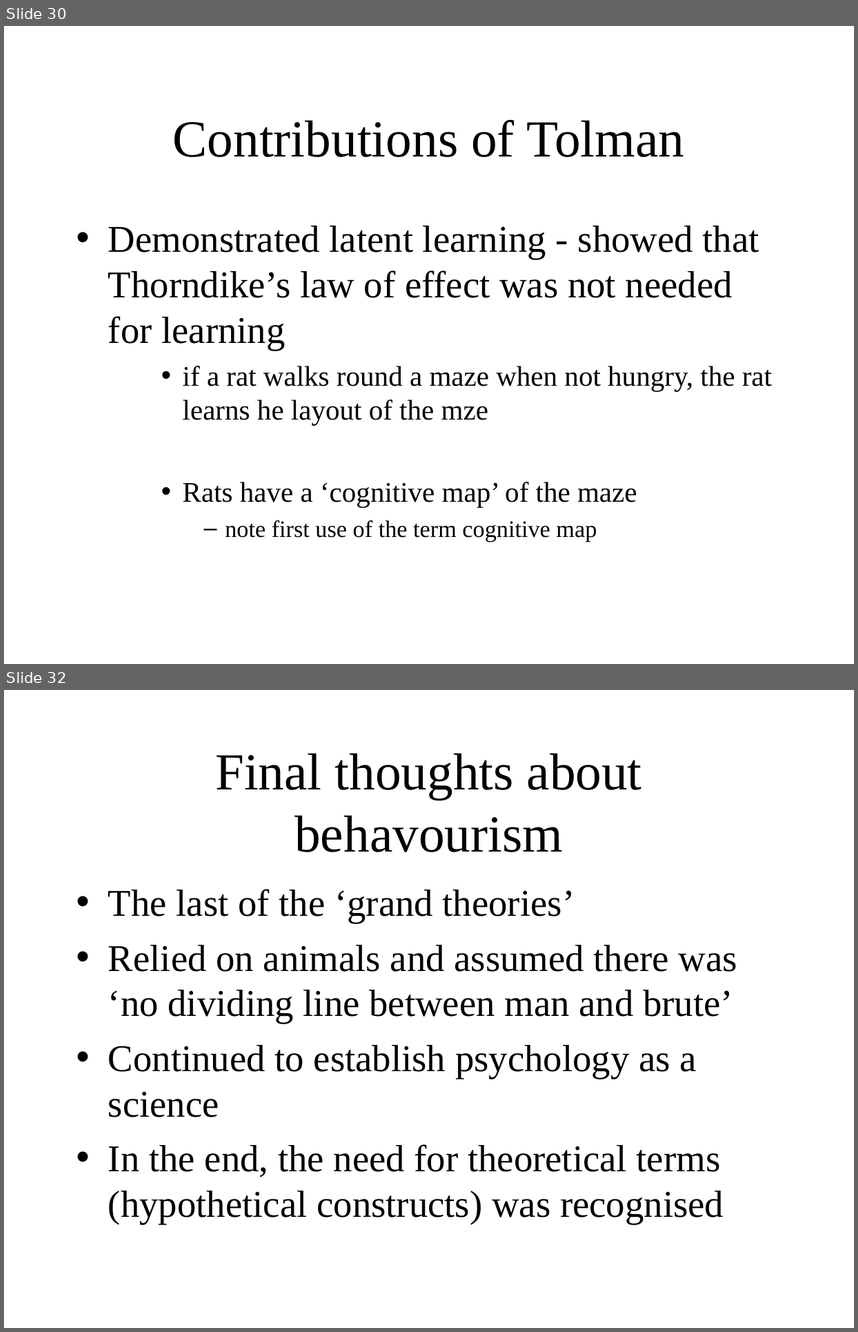
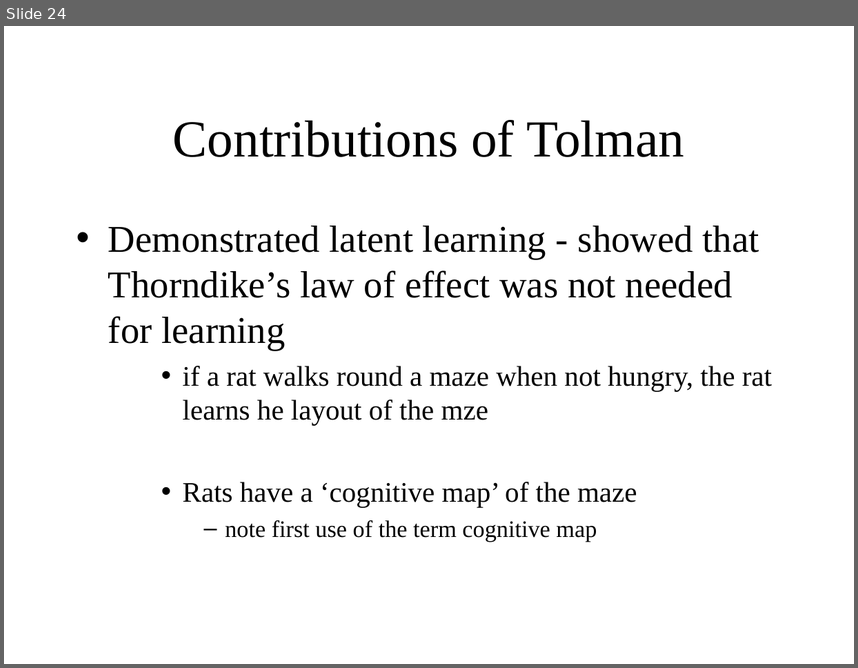
Before and after one commit to ajwills72/critical-thinking, a slide deck: src/behaviourism.odp. Shown one above the other, each under a label of ours: slides 30 and 32 before the commit, slide 24 after it; the slides between them are not shown. The pictures are 858x1332 and 858x668 pixels, drawn with LibreOffice and Linux fonts; fonts in the diff are those of the drawing. Boxes give left, top, right and bottom in pixels: in the first picture for what was removed or moved away, otherwise in the second. Text is boxed around its words. In the diff, an @@ line names an element or a change of style, - is before the commit and + after.

```diff
--- a/src/behaviourism.odp
+++ b/src/behaviourism.odp
@@ slide 32 removed at bbox=[4, 690, 854, 1328], background #FFFFFF @@
@@ title removed at bbox=[215, 753, 642, 852] @@
-Final thoughts about behavourism
@@ text removed at bbox=[108, 889, 737, 1223] @@
-• The last of the ‘grand theories’
-• Relied on animals and assumed there was ‘no dividing line between man and brute’
-• Continued to establish psychology as a science
-• In the end, the need for theoretical terms (hypothetical constructs) was recognised
@@ what was slide 30 is now slide 24 @@
```
Also in this commit, not shown: 9 slides changed, 6 other slides removed, 1 other file.
